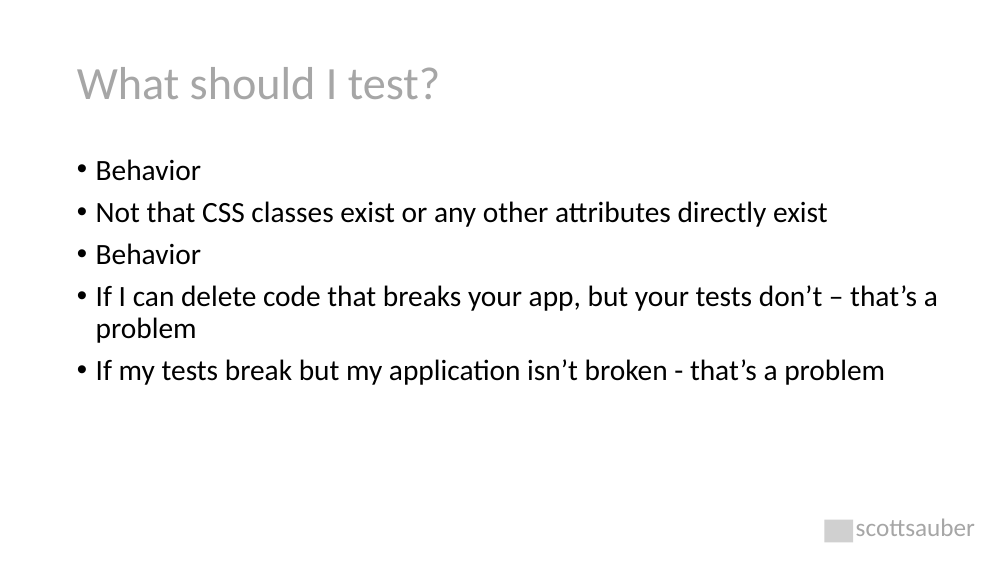
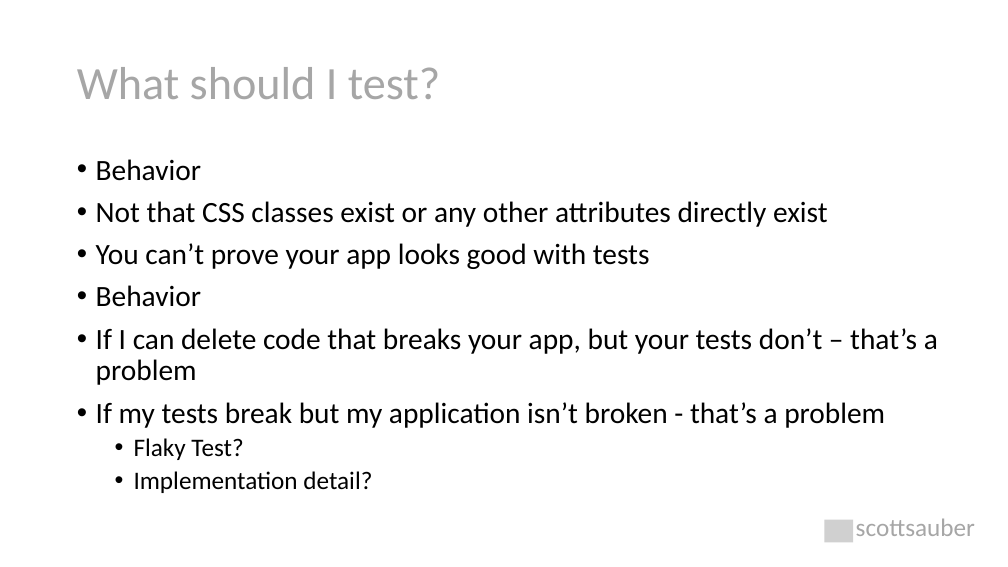
Before and after one commit to scottsauber/talks, a slide deck: slide 22 of 2023-11-09-JetBrains-TDDWithBlazor/TDD with Blazor.pptx (slide 19 before the commit). Drawn at 1008x567 pixels with LibreOffice and Linux fonts; fonts in the diff are those of the drawing; grey boxes stand for pictures. Boxes give left, top, right and bottom in pixels: in the first picture for what was removed or moved away, otherwise in the second. Text is boxed around its words. In the diff, an @@ line names an element or a change of style, - is before the commit and + after.

```diff
--- a/2023-11-09-JetBrains-TDDWithBlazor/TDD with Blazor.pptx
+++ b/2023-11-09-JetBrains-TDDWithBlazor/TDD with Blazor.pptx
@@ text at (96,243,650,269): paragraph added @@
+• You can’t prove your app looks good with tests
@@ text at (134,438,372,493): paragraphs added @@
+  • Flaky Test?
+  • Implementation detail?
```
Also in this commit, not shown: 7 other slides changed, 4 slides added, 1 other file.
